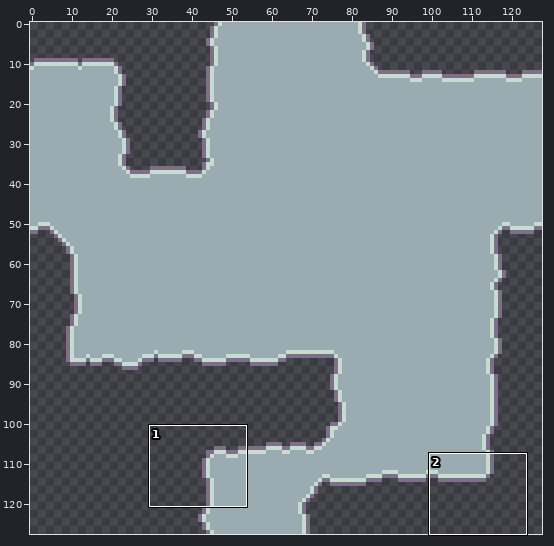
Pixel-art file: Assets/World_Objects/Ground/mountain_ground.ase. Above: a wide view before the commit, with the close-up outlined.
Close-up. Before the commit:
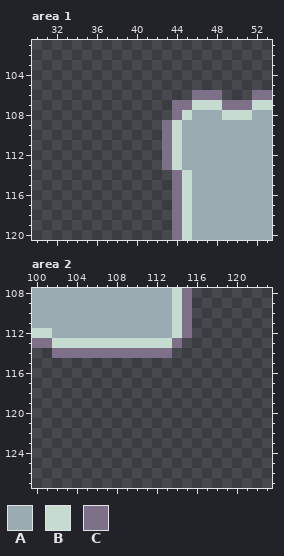
128x128 pixels, 1 frame. Shown: area 1: x 30..53, y 101..120; area 2: x 100..123, y 108..127. The commit also changed other parts of the picture, which this record leaves out.
Palette (. is transparent): A #9babb2  B #c7dcd0  C #7f708a
Pixels before, area 1, first column x 43:
106 ...CCC...CC
107 .CCBBBCCCBB
108 .CBAAABBBAA
109 CBAAAAAAAAA
110 CBAAAAAAAAA
111 CBAAAAAAAAA
112 CBAAAAAAAAA
113 CBAAAAAAAAA
114 .CBAAAAAAAA
115 .CBAAAAAAAA
116 .CBAAAAAAAA
117 .CBAAAAAAAA
118 .CBAAAAAAAA
119 .CBAAAAAAAA
120 .CBAAAAAAAA
Pixels before, area 2, first column x 100:
108 AAAAAAAAAAAAAABC
109 AAAAAAAAAAAAAABC
110 AAAAAAAAAAAAAABC
111 AAAAAAAAAAAAAABC
112 BBAAAAAAAAAAAABC
113 CCBBBBBBBBBBBBC.
114 ..CCCCCCCCCCCC..
Now the later version:
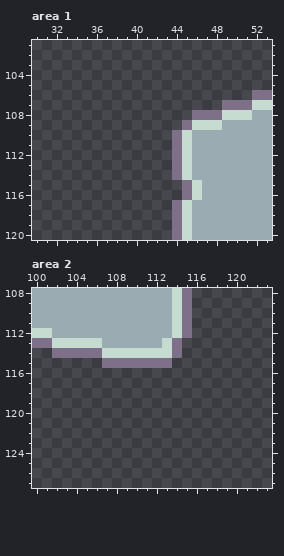
Edits made:
Changed rows in their new state; - is an unchanged pixel.
Area 1:
first column x 43:
106 ---...
107 -.....
108 -..CCC
109 ..CBBB
110 .CB---
111 .CB---
112 .CB---
113 .CB---
115 -.CB--
116 -.CB--
Area 2:
first column x 107:
113 AAAAAA--
114 BBBBBBBC
115 CCCCCCC-
Pixel boxes of the changes (left, top, right, bottom) in both close-ups:
changed: (162, 90, 222, 200)
changed: (102, 338, 182, 368)
